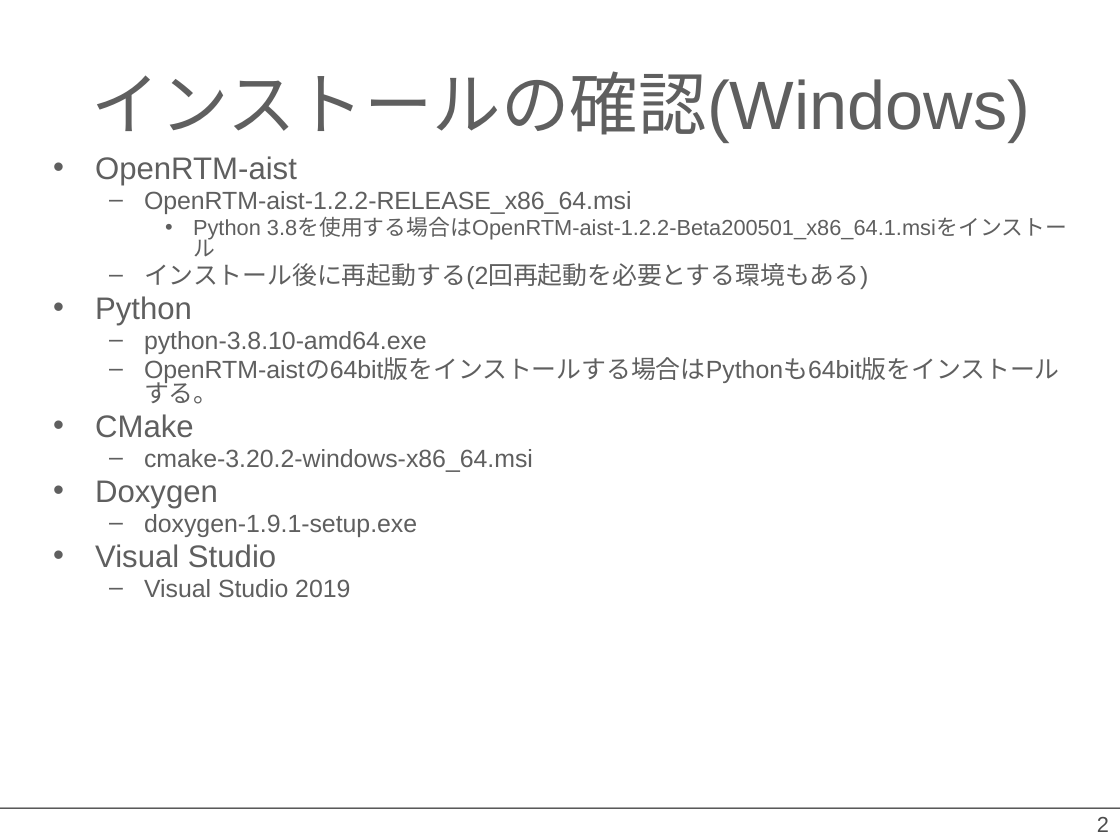
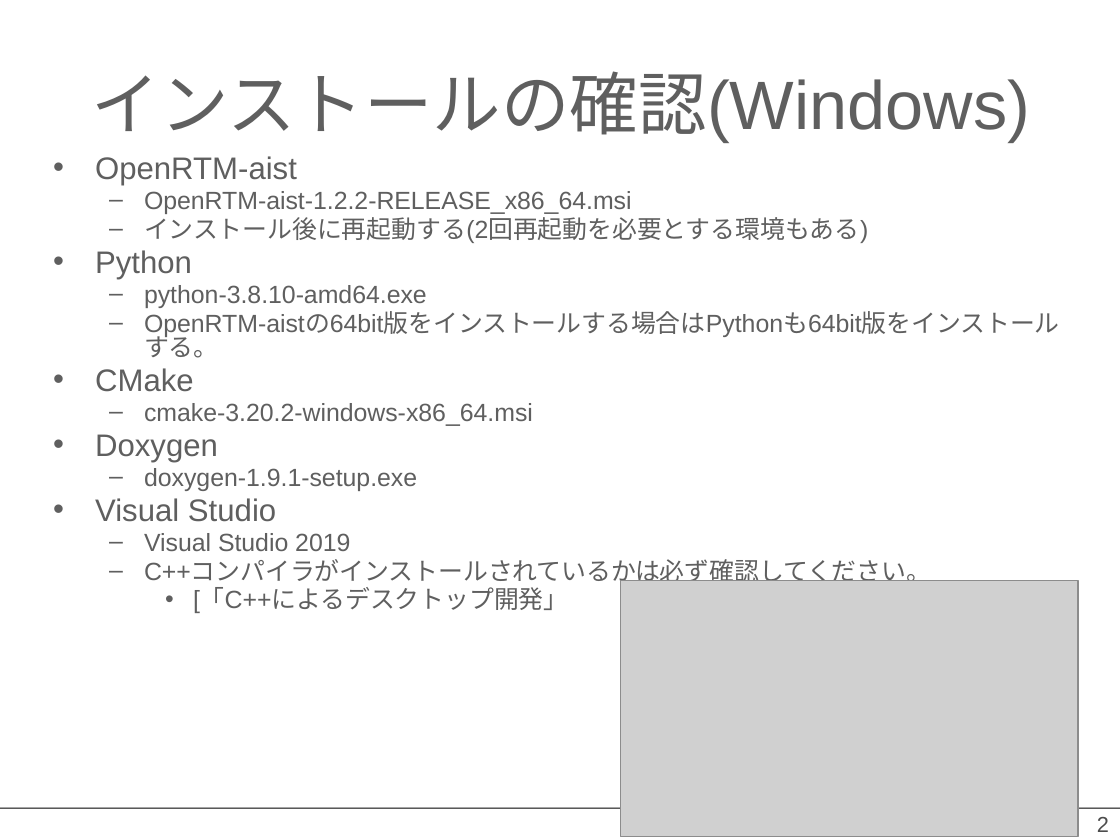
Before and after one commit to OpenRTM/RTM_Tutorial, a slide deck: slide 2 of ppt/インストールの確認_online.pptx. Drawn at 1120x840 pixels with LibreOffice and Linux fonts; fonts in the diff are those of the drawing; grey boxes stand for pictures; background and template pictures are left out. Boxes give left, top, right and bottom in pixels: in the first picture for what was removed or moved away, otherwise in the second. Text is boxed around its words. In the diff, an @@ line names an element or a change of style, - is before the commit and + after.

```diff
--- a/ppt/インストールの確認_online.pptx
+++ b/ppt/インストールの確認_online.pptx
@@ text at box(193, 218, 1067, 240): paragraph removed @@
-    • Python 3.8を使用する場合はOpenRTM-aist-1.2.2-Beta200501_x86_64.1.msiをインストール
@@ text at box(144, 560, 931, 613): paragraphs added @@
+  – C++コンパイラがインストールされているかは必ず確認してください。
+    • [「C++によるデスクトップ開発」
@@ picture added at box(620, 581, 1079, 837) @@
```
Also in this commit, not shown: 3 other slides changed, 13 other files.
